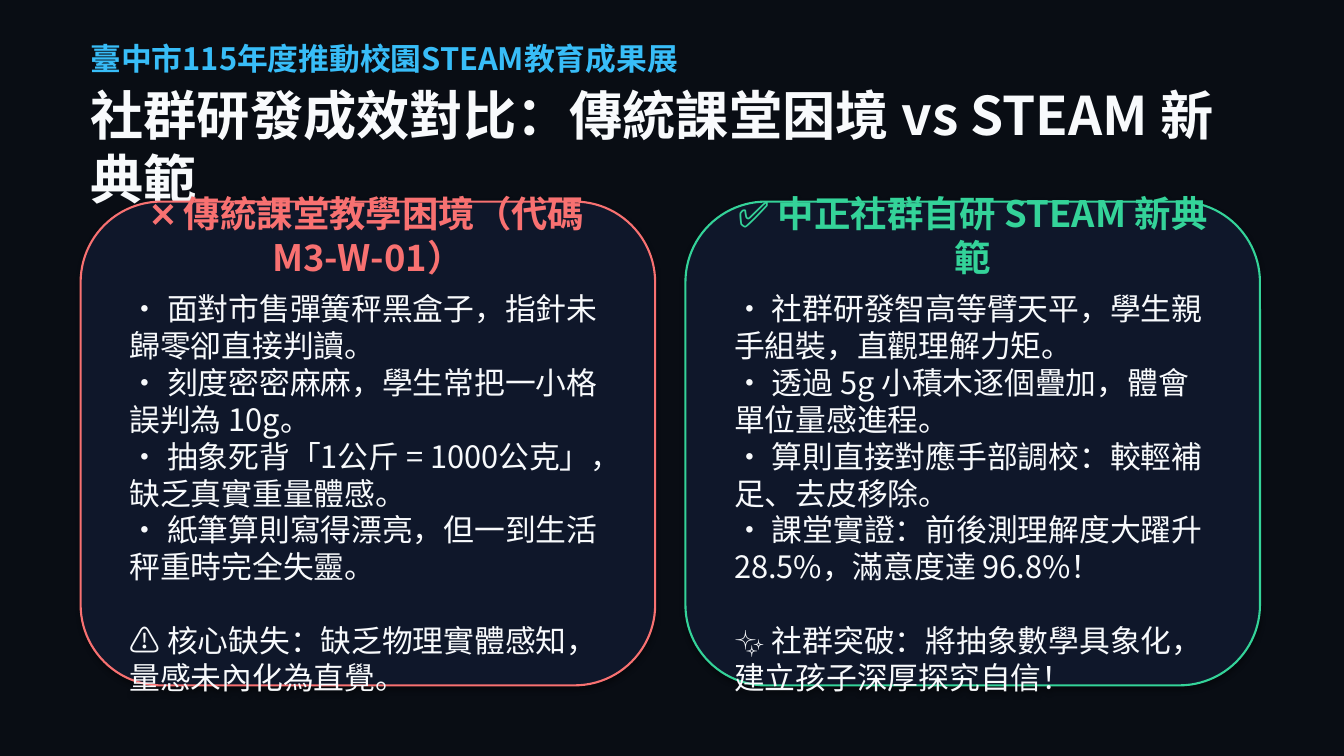
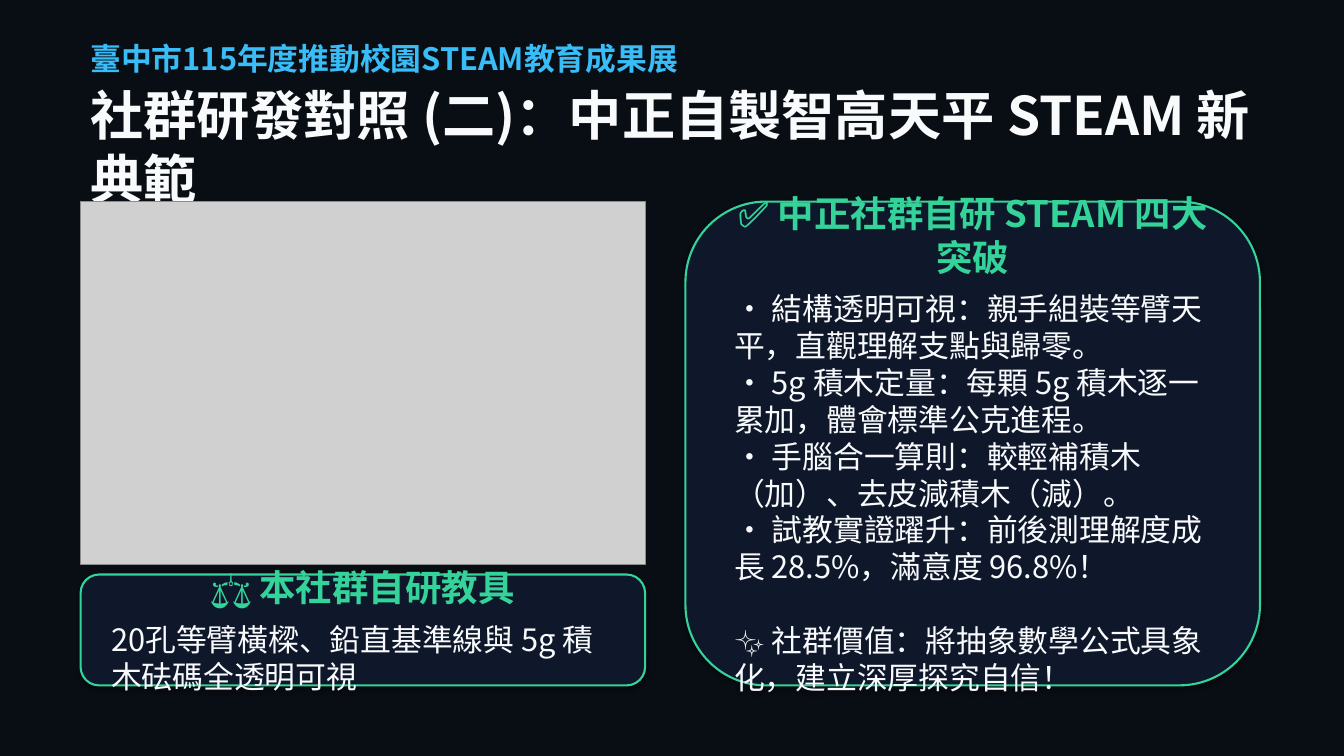
Before and after one commit to asc103138/steam-community-docs, a slide deck: slide 14 of 成果展繳交資料/臺中市梧棲區中正國小_STEAM成果展_5分鐘現場分享會簡報.pptx (slide 13 before the commit). Drawn at 1344x756 pixels with LibreOffice and Linux fonts; fonts in the diff are those of the drawing; grey boxes stand for pictures; background and template pictures are left out; a plain dark background stands for a picture behind light text. Boxes give left, top, right and bottom in pixels: in the first picture for what was removed or moved away, otherwise in the second. Text is boxed around its words. In the diff, an @@ line names an element or a change of style, - is before the commit and + after.

```diff
--- a/成果展繳交資料/臺中市梧棲區中正國小_STEAM成果展_5分鐘現場分享會簡報.pptx
+++ b/成果展繳交資料/臺中市梧棲區中正國小_STEAM成果展_5分鐘現場分享會簡報.pptx
@@ text at bbox=[91, 89, 1250, 202]: text changed @@
-社群研發成效對比：傳統課堂困境 vs STEAM 新典範
+社群研發對照 (二)：中正自製智高天平 STEAM 新典範
@@ rounded rectangle removed at bbox=[81, 202, 655, 686] @@
-❌ 傳統課堂教學困境（代碼 M3-W-01）
-• 面對市售彈簧秤黑盒子，指針未歸零卻直接判讀。
-• 刻度密密麻麻，學生常把一小格誤判為 10g。
-• 抽象死背「1公斤 = 1000公克」，缺乏真實重量體感。
-• 紙筆算則寫得漂亮，但一到生活秤重時完全失靈。
-⚠️ 核心缺失：缺乏物理實體感知，量感未內化為直覺。
@@ picture added at bbox=[81, 202, 645, 565] @@
@@ text in rounded rectangle at bbox=[734, 196, 1208, 692]: text changed @@
-✅ 中正社群自研 STEAM 新典範
-• 社群研發智高等臂天平，學生親手組裝，直觀理解力矩。
-• 透過 5g 小積木逐個疊加，體會單位量感進程。
-• 算則直接對應手部調校：較輕補足、去皮移除。
-• 課堂實證：前後測理解度大躍升 28.5%，滿意度達 96.8%！
-✨ 社群突破：將抽象數學具象化，建立孩子深厚探究自信！
+✅ 中正社群自研 STEAM 四大突破
+• 結構透明可視：親手組裝等臂天平，直觀理解支點與歸零。
+• 5g 積木定量：每顆 5g 積木逐一累加，體會標準公克進程。
+• 手腦合一算則：較輕補積木（加）、去皮減積木（減）。
+• 試教實證躍升：前後測理解度成長 28.5%，滿意度 96.8%！
+✨ 社群價值：將抽象數學公式具象化，建立深厚探究自信！
@@ rounded rectangle added at bbox=[81, 575, 645, 686], fill #0F172A, outline #34D399 1.5 pt, 22 pt, text #F8FAFC @@
+⚖️ 本社群自研教具
+20孔等臂橫樑、鉛直基準線與 5g 積木砝碼全透明可視
```
Also in this commit, not shown: 1 slide added, 36 other files.
